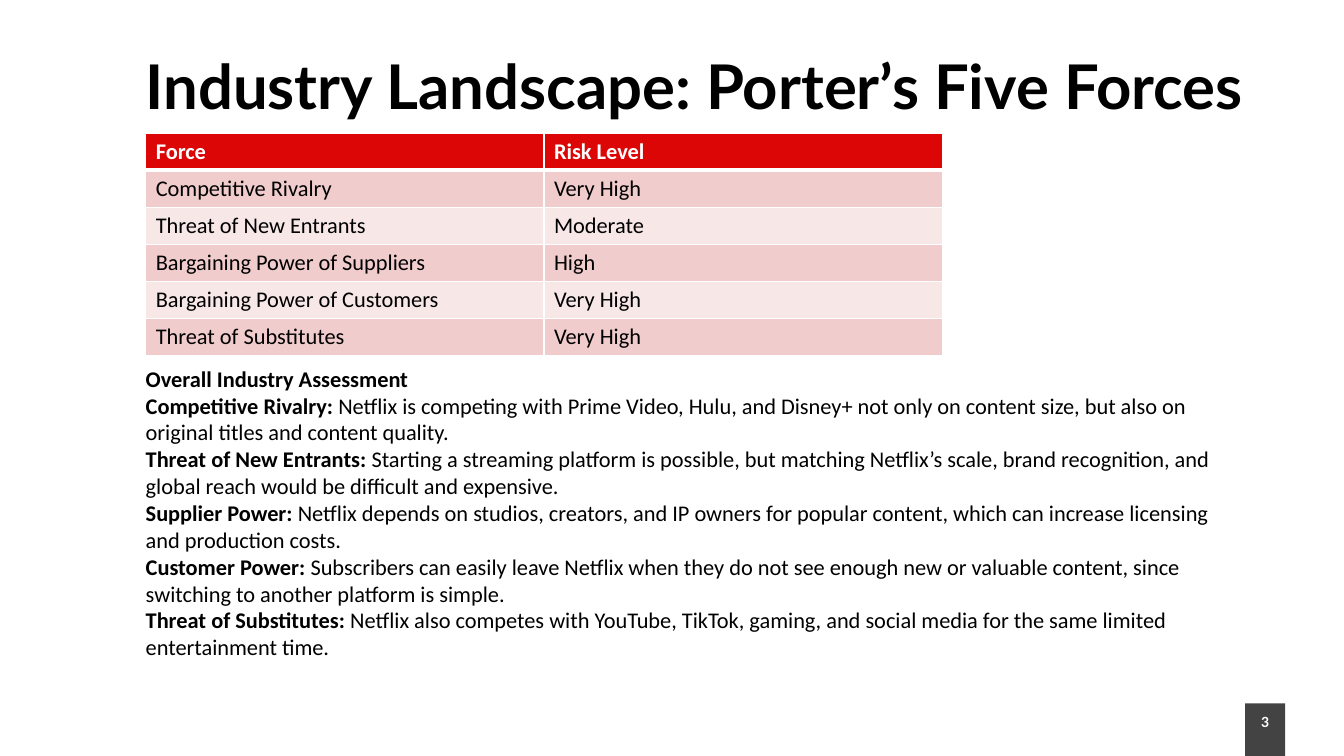
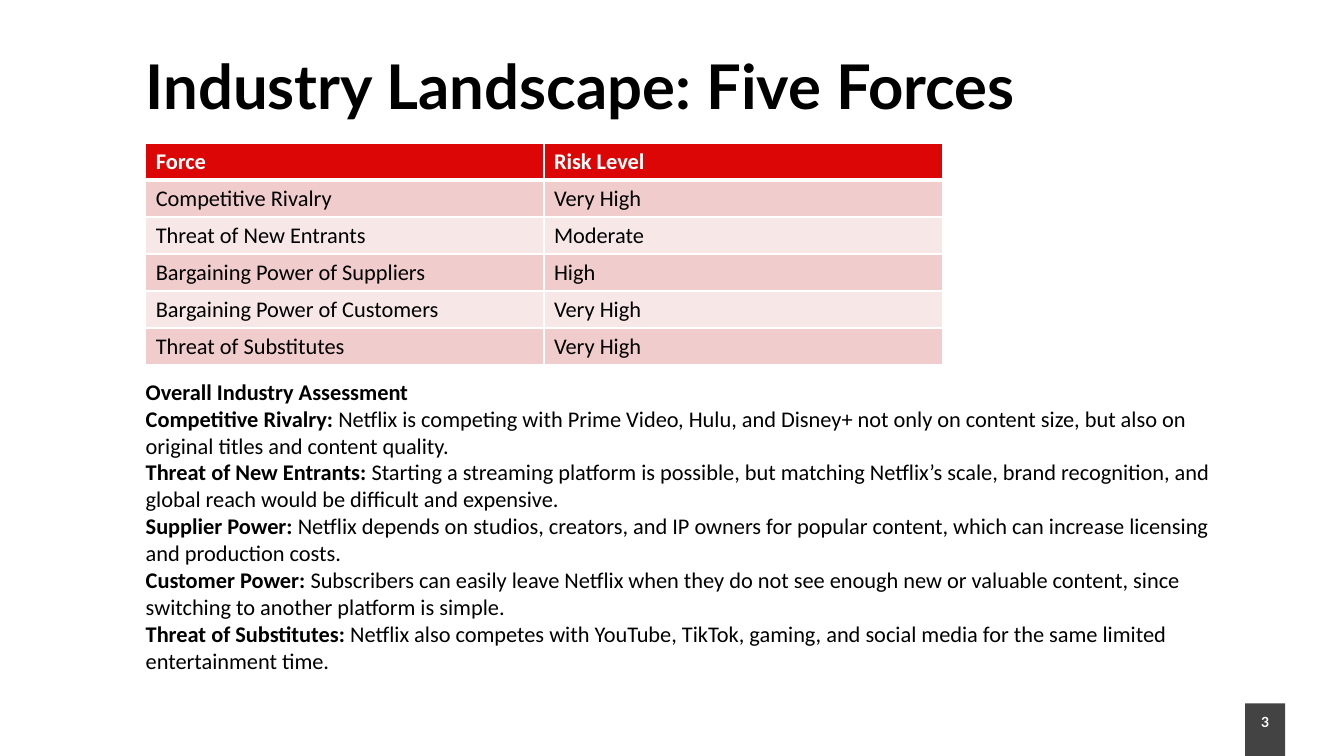
Before and after one commit to irgengu-ai/streaming-bi-svod, a slide deck: slide 3 of presentation/Netflix_Strategy_Analysis.pptx. Drawn at 1344x756 pixels with LibreOffice and Linux fonts; fonts in the diff are those of the drawing; background and template pictures are left out. Boxes give left, top, right and bottom in pixels: in the first picture for what was removed or moved away, otherwise in the second. Text is boxed around its words. In the diff, an @@ line names an element or a change of style, - is before the commit and + after.

```diff
--- a/presentation/Netflix_Strategy_Analysis.pptx
+++ b/presentation/Netflix_Strategy_Analysis.pptx
@@ title at [146,63,1015,120]: text changed @@
-Industry Landscape: Porter’s Five Forces
+Industry Landscape: Five Forces
@@ table: place and size @@
-table at [146,133,943,355]
+table at [146,143,943,365]
@@ text "Overall Industry Assessment": place and size @@
-text "Overall Industry Assessment" at [146,371,1209,655]
+text "Overall Industry Assessment" at [146,384,1209,669]
```
Also in this commit, not shown: 5 other slides changed, 2 slides added, 1 slide removed.
